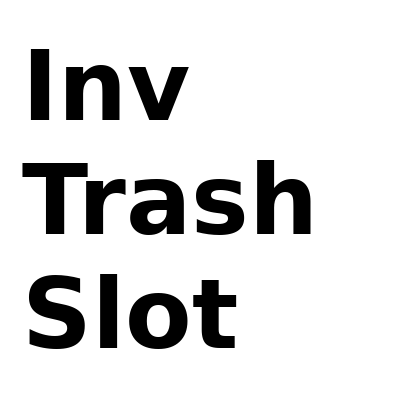
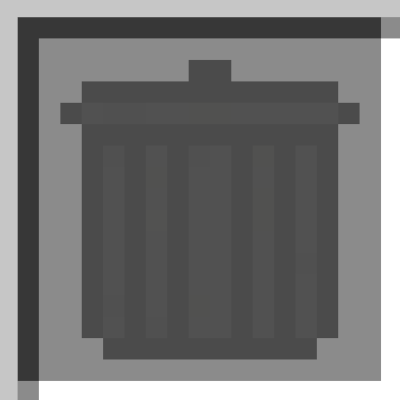
The second 400×400 image is a revision of the first. Changes to its layers:
added layer "Bin" above "Inv ..." over 0, 0, 400, 400
